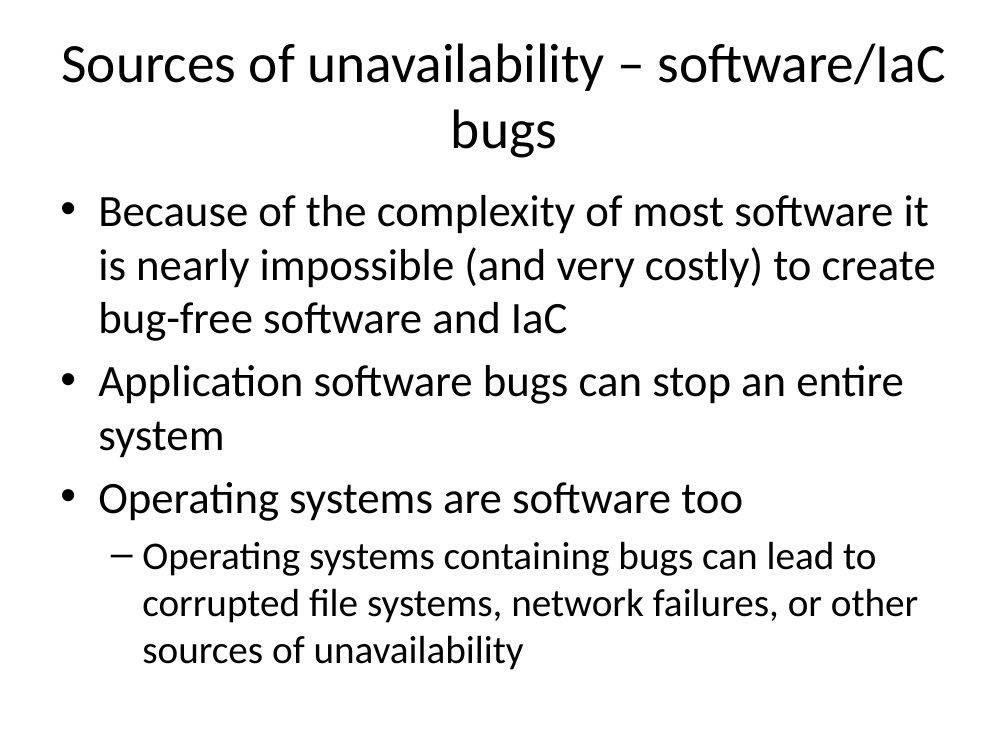
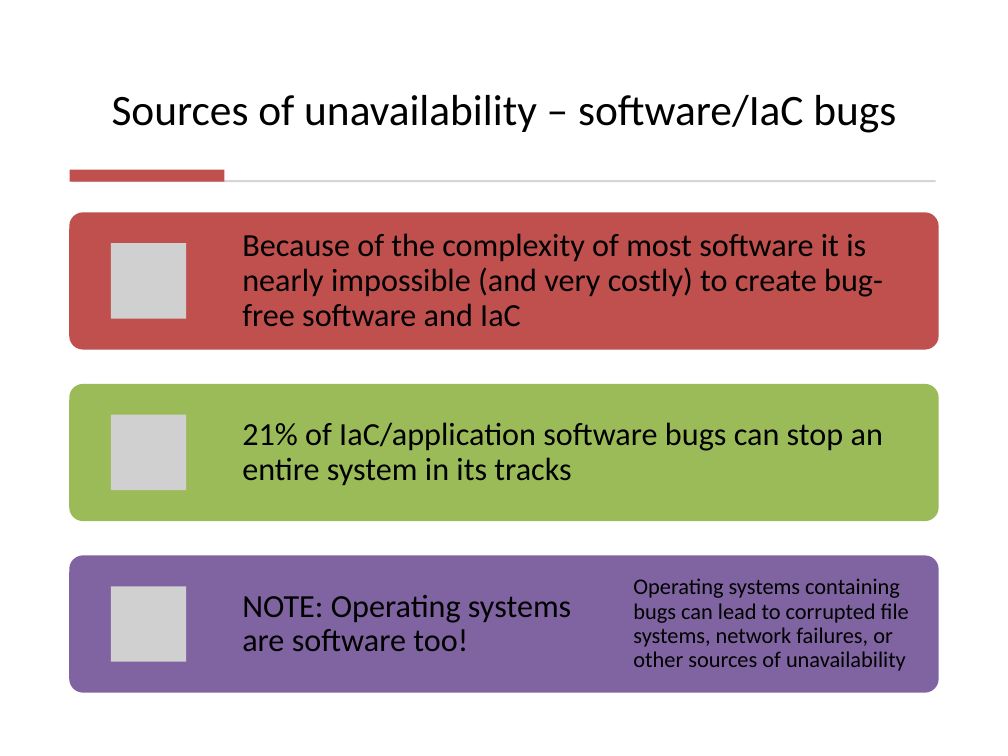
Before and after one commit to SannioEvolution/Material, a slide deck: slide 18 of 18 - Major Causes of Maintenance Problems- Infrastructure code smells.pptx (slide 15 before the commit). Drawn at 1008x756 pixels with LibreOffice and Linux fonts; fonts in the diff are those of the drawing; grey boxes stand for pictures. Boxes give left, top, right and bottom in pixels: in the first picture for what was removed or moved away, otherwise in the second. Text is boxed around its words. In the diff, an @@ line names an element or a change of style, - is before the commit and + after.

```diff
--- a/18 - Major Causes of Maintenance Problems- Infrastructure code smells.pptx
+++ b/18 - Major Causes of Maintenance Problems- Infrastructure code smells.pptx
@@ title "Sources of unavailability – software/IaC ...": place and size @@
-title "Sources of unavailability – software/IaC ..." at [62, 43, 946, 158]
+title "Sources of unavailability – software/IaC ..." at [112, 95, 896, 133]
@@ title "Sources of unavailability – software/IaC ..." at [112, 95, 896, 133]: size 39.6 to 31 pt; line spacing 1 to 0.9; vertical alignment middle to bottom @@
@@ rectangle added at [70, 169, 225, 181], fill #C0504D @@
@@ rectangle added at [72, 180, 935, 182], fill #D5D5D5 @@
@@ text removed at [98, 195, 936, 670] @@
-• Because of the complexity of most software it is nearly impossible (and very costly) to create bug-free software and IaC
-• Application software bugs can stop an entire system
-• Operating systems are software too
-  – Operating systems containing bugs can lead to corrupted file systems, network failures, or other sources of unavailability
@@ group added at [70, 213, 938, 692]: 4 texts, 3 rounded rectangles, 3 pictures @@
+Because of the complexity of most software it is nearly impossible (and very costly) to create bug-free software and IaC
+21% of IaC/application software bugs can stop an entire system in its tracks
+NOTE: Operating systems are software too!
+Operating systems containing bugs can lead to corrupted file systems, network failures, or other sources of unavailability
```
Also in this commit, not shown: 6 other slides changed, 4 slides added, 2 slides removed.
